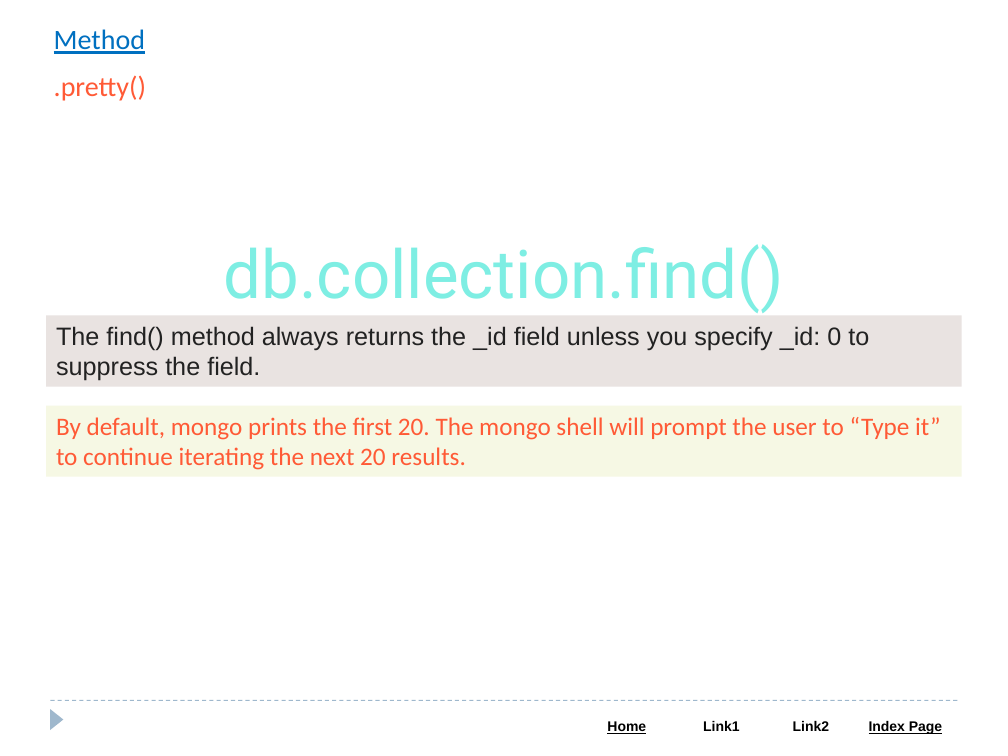
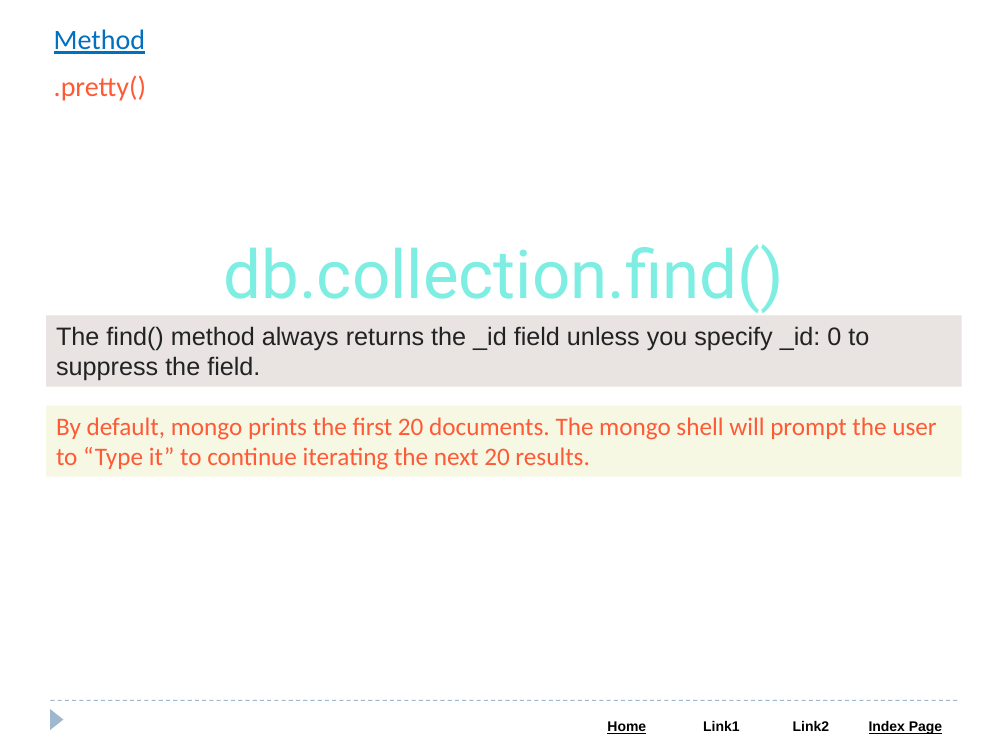
Before and after one commit to Saleel-Bagde/PPT-s, a slide deck: slide 46 of MongoDB PPT.pptx (slide 45 before the commit). Drawn at 1008x756 pixels with LibreOffice and Linux fonts; fonts in the diff are those of the drawing. Boxes give left, top, right and bottom in pixels: in the first picture for what was removed or moved away, otherwise in the second. Text is boxed around its words. In the diff, an @@ line names an element or a change of style, - is before the commit and + after.

```diff
--- a/MongoDB PPT.pptx
+++ b/MongoDB PPT.pptx
@@ text in rectangle at (56,417,936,470): text changed @@
-By default, mongo prints the first 20. The mongo shell will prompt the user to “Type it” to continue iterating the next 20 results.
+By default, mongo prints the first 20 documents. The mongo shell will prompt the user to “Type it” to continue iterating the next 20 results.
```
Also in this commit, not shown: 17 other slides changed, 1 slide added, 36 slides removed, 2 other files.
